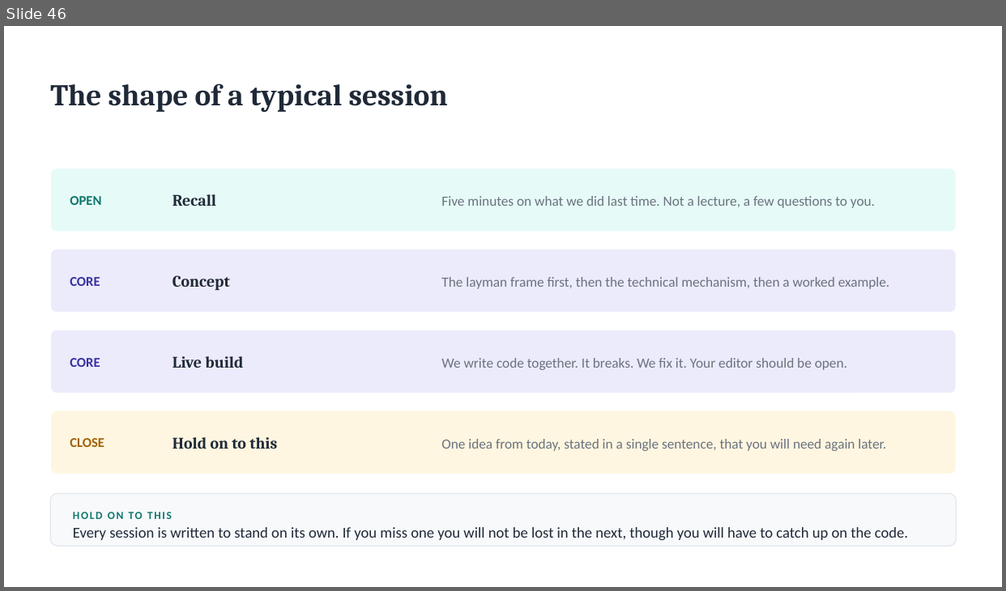
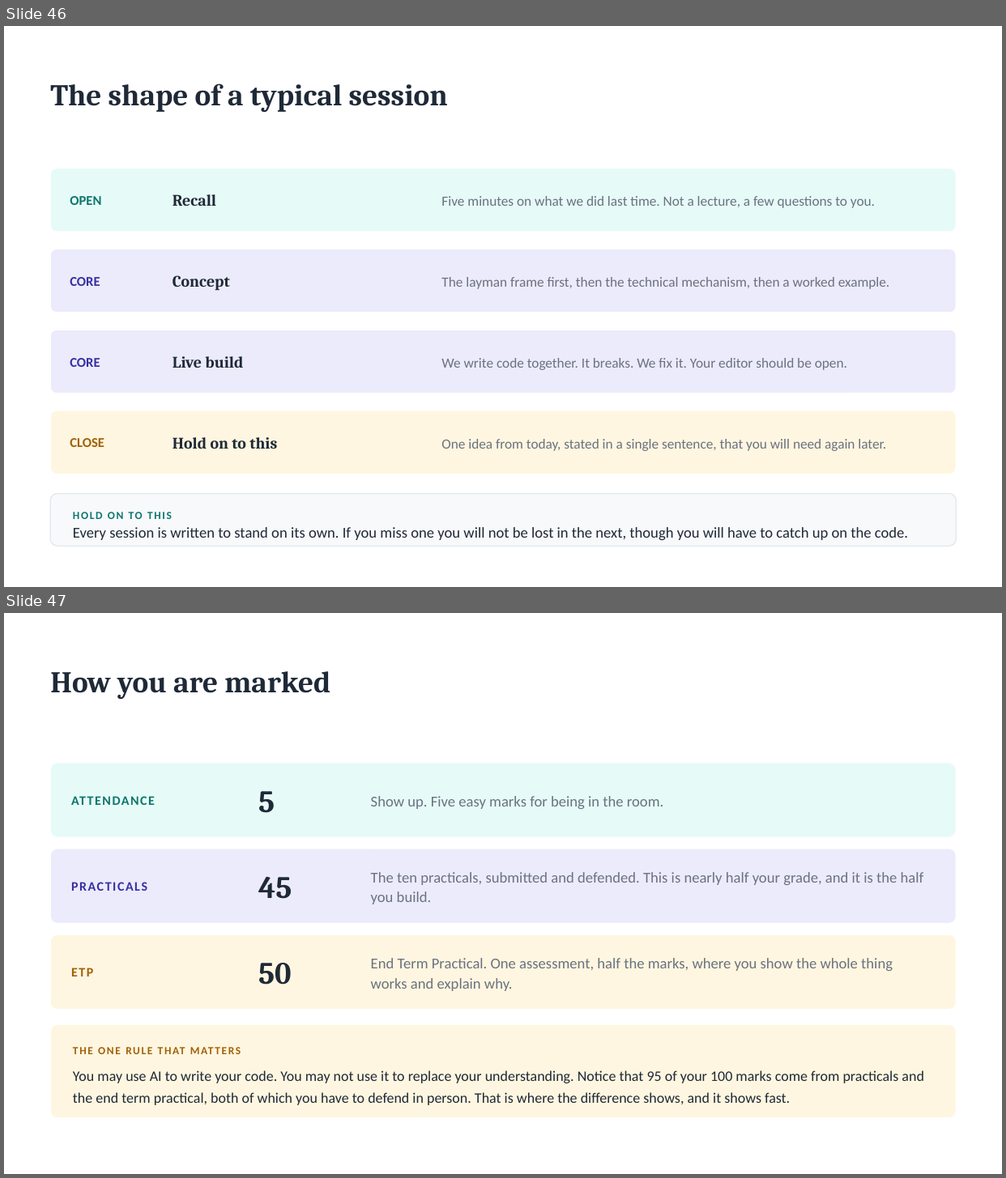
Before and after one commit to rbi-international/cse476-agentic-ai, a slide deck: slides/CSE476_Lecture_Zero.pptx. Shown one above the other, each under a label of ours: slide 46 before the commit, slides 46 and 47 after it. The pictures are 1006x591 and 1006x1178 pixels, drawn with LibreOffice and Linux fonts; fonts in the diff are those of the drawing. Boxes give left, top, right and bottom in pixels: in the first picture for what was removed or moved away, otherwise in the second. Text is boxed around its words. In the diff, an @@ line names an element or a change of style, - is before the commit and + after.

```diff
--- a/slides/CSE476_Lecture_Zero.pptx
+++ b/slides/CSE476_Lecture_Zero.pptx
@@ slide 47 added at bbox=[4, 613, 1002, 1174], background #FFFFFF @@
@@ text added at bbox=[50, 671, 330, 699], 29 pt, text #1F2937, bold @@
+How you are marked
@@ rounded rectangle added at bbox=[50, 763, 957, 837], fill #E6FBF7, outline #FFFFFF 1 pt @@
@@ text added at bbox=[71, 763, 266, 837], 12.5 pt, text #0F766E, bold @@
+ATTENDANCE
@@ text added at bbox=[258, 791, 275, 813], 30 pt, text #1F2937, bold @@
+5
@@ text added at bbox=[371, 796, 663, 809], 14.5 pt, text #6B7280 @@
+Show up. Five easy marks for being in the room.
@@ rounded rectangle added at bbox=[50, 849, 957, 924], fill #ECEBFB, outline #FFFFFF 1 pt @@
@@ text added at bbox=[258, 877, 292, 899], 30 pt, text #1F2937, bold @@
+45
@@ text added at bbox=[371, 872, 924, 905], 14.5 pt, text #6B7280 @@
+The ten practicals, submitted and defended. This is nearly half your grade, and it is the half you build.
@@ text added at bbox=[71, 882, 147, 891], 12.5 pt, text #3730A3, bold @@
+PRACTICALS
@@ rounded rectangle added at bbox=[50, 935, 957, 1010], fill #FEF6E0, outline #FFFFFF 1 pt @@
@@ text added at bbox=[71, 968, 93, 977], 12.5 pt, text #A16207, bold @@
+ETP
@@ text added at bbox=[258, 963, 292, 985], 30 pt, text #1F2937, bold @@
+50
@@ text added at bbox=[371, 958, 893, 991], 14.5 pt, text #6B7280 @@
+End Term Practical. One assessment, half the marks, where you show the whole thing works and explain why.
@@ rounded rectangle added at bbox=[50, 1024, 957, 1118], fill #FEF6E0, outline #FFFFFF 1 pt @@
@@ text added at bbox=[73, 1071, 924, 1105], 14 pt, text #1F2937 @@
+You may use AI to write your code. You may not use it to replace your understanding. Notice that 95 of your 100 marks come from practicals and the end term practical, both of which you have to defend in person. That is where the difference shows, and it shows fast.
@@ text added at bbox=[73, 1093, 501, 1103], 10.5 pt, text #A16207, bold @@
+THE ONE RULE THAT MATTERS
```
Also in this commit, not shown: 4 other slides added, 1 slide removed, 9 other files.
